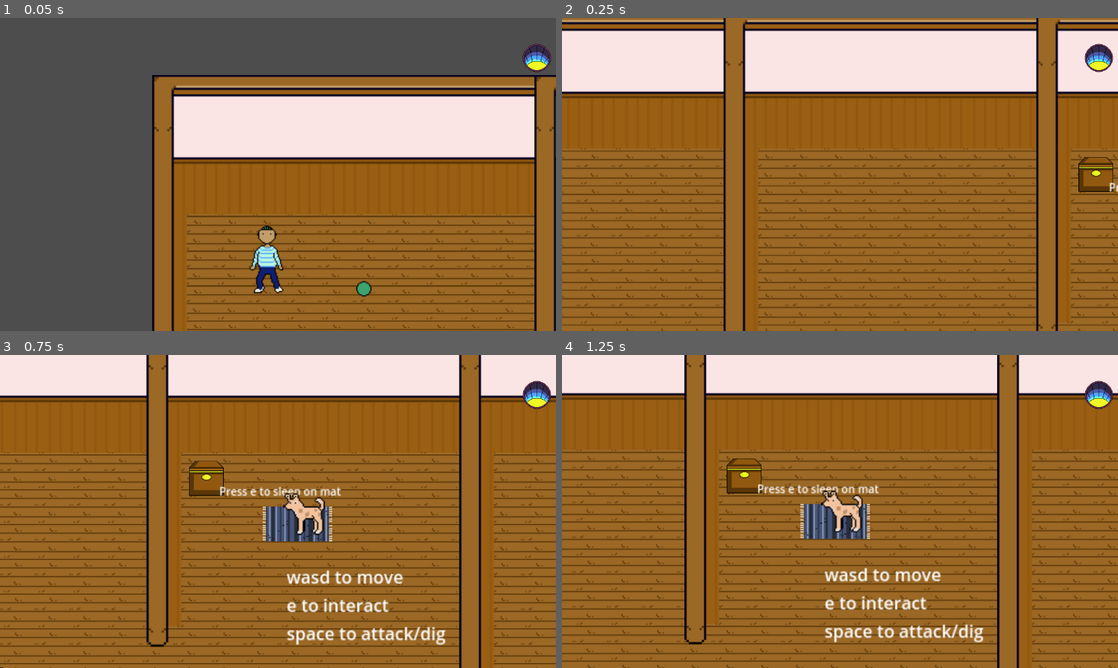
Above: before the commit, frames 1-4 (two rows, left to right).
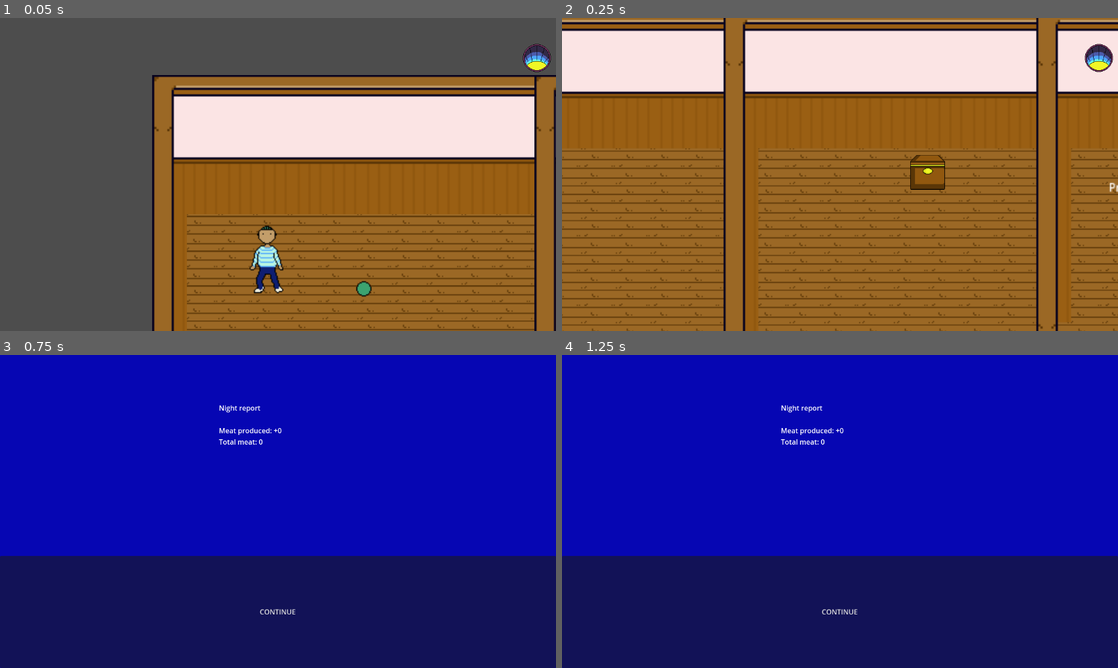
Above: after the commit, the same moments.

Repository: inkaonkala/AnimalRevolution
Game: Godot game, scene res://Scenes/Main.tscn
The game is run twice, just before and just after one commit, with the same random seed, the same clock (stepped at 60 frames per second) and the same inputs.
Inputs:
- Up to frame 1 (0.05 s): no input
- Up to frame 2 (0.25 s): no input
- Up to frame 3 (0.75 s): tap E (interact) at 0.5, 0.6 s; hold D (move_right) from 0.53 s (still down)
- Up to frame 4 (1.25 s): keep holding D (move_right)

Frame 1 is identical in both runs. In frame 2, 0.8% of the frame differs, in the area x 62-100%, y 43-56%; in frame 3, 100%; in frame 4, 100%, in the area x 0-100%, y 0-100%.

Commit message:
fixed the night

Diff:
--- a/Scenes/ItemBox.tscn
+++ b/Scenes/ItemBox.tscn
@@ -37,7 +37,7 @@
 offset_right = 40.0
 offset_bottom = 23.0
 
-[node name="ItemList" type="ItemList" parent="CanvasLayer/BoxMenu"]
+[node name="ItemList" type="VBoxContainer" parent="CanvasLayer/BoxMenu"]
 layout_mode = 0
 offset_right = 40.0
 offset_bottom = 40.0
--- a/Scenes/Main.tscn
+++ b/Scenes/Main.tscn
@@ -182,14 +182,13 @@
 offset_right = 4.0
 offset_bottom = 14.5
 
+[node name="ItemBox" parent="." instance=ExtResource("13_frkhe")]
+position = Vector2(956, 86)
+scale = Vector2(0.5, 0.5)
+
 [node name="NightManager" type="CanvasLayer" parent="."]
-visible = false
 
 [node name="Night" parent="NightManager" instance=ExtResource("12_grg3l")]
-
-[node name="ItemBox" parent="." instance=ExtResource("13_frkhe")]
-position = Vector2(1111, 88)
-scale = Vector2(0.5, 0.5)
 
 [connection signal="pressed" from="CanvasHints/ElevatorPop/Sprite2D/RoofTop" to="." method="_on_roof_top_pressed"]
 [connection signal="pressed" from="CanvasHints/ElevatorPop/Sprite2D/floorFive" to="." method="_on_floor_five_pressed"]
--- a/Scenes/Night.tscn
+++ b/Scenes/Night.tscn
@@ -3,6 +3,7 @@
 [ext_resource type="Script" uid="uid://we6di73g6jur" path="res://Scripts/night.gd" id="1_e8dqt"]
 
 [node name="Night" type="Control"]
+z_index = 100
 layout_mode = 3
 anchors_preset = 15
 anchor_right = 1.0
@@ -12,6 +13,7 @@
 script = ExtResource("1_e8dqt")
 
 [node name="ColorRect" type="ColorRect" parent="."]
+z_index = 101
 layout_mode = 1
 anchors_preset = 15
 anchor_right = 1.0
@@ -21,6 +23,7 @@
 color = Color(0.025945844, 0.025964037, 0.7007594, 1)
 
 [node name="ReportLabel" type="Label" parent="."]
+z_index = 102
 layout_mode = 1
 anchors_preset = 4
 anchor_top = 0.5
@@ -33,12 +36,13 @@
 vertical_alignment = 1
 
 [node name="ContinueButton" type="Button" parent="."]
+z_index = 104
 layout_mode = 1
 anchors_preset = 12
 anchor_top = 1.0
 anchor_right = 1.0
 anchor_bottom = 1.0
-offset_top = -31.0
+offset_top = -258.0
 grow_horizontal = 2
 grow_vertical = 0
 text = "CONTINUE"
--- a/Scripts/item_box.gd
+++ b/Scripts/item_box.gd
@@ -10,6 +10,7 @@
 
 var player_near := false
 var stored_items := {}
+var box_open := false
 
 func _ready() -> void:
 	body_entered.connect(on_body_enter)
@@ -18,6 +19,8 @@
 	box_menu.visible = false
 
 func _process(_delta: float) -> void:
+	if box_open:
+		return
 	if player_near and Input.is_action_just_pressed("interact"):
 		open_box()
 
@@ -33,6 +36,7 @@
 func close_box() -> void:
 	var main = get_tree().current_scene
 
+	box_open = false
 	box_menu.visible = false
 	main.player.can_move = true
 
@@ -49,13 +53,21 @@
 			continue
 
 		var button := Button.new()
+		#new line
+		var id_for_button = item_id
+
+
 		button.text = item_id + ": " + str(amount) + " → put 1"
-		button.pressed.connect(func(): put_one_item(item_id))
+#		button.pressed.connect(func(): put_one_item(item_id))
+		button.pressed.connect(func(): put_one_item(id_for_button))
 		item_list.add_child(button)
 
 func open_box() -> void:
+	if box_open:
+		return
 	var main = get_tree().current_scene
 
+	box_open = true
 	box_label.text = box_name
 	box_menu.visible = true
 	main.player.can_move = false
@@ -67,6 +79,7 @@
 		return item_id in allowed_items
 
 func put_one_item(item_id: String) -> void:
+		print("HERE HREHRHE EHRHERH EHRHERHEHR EHR HRH")
 		var main = get_tree().current_scene
 		if not main.remove_item(item_id, 1):
 			return
--- a/Scripts/main.gd
+++ b/Scripts/main.gd
@@ -10,6 +10,7 @@
 @onready var elevator_popup = $CanvasHints/ElevatorPop
 @onready var hint_e = $CanvasHints/HintE
 
+#var current_open_box = null
 
 var spawn_from := "first"
 var near_elevator := false
